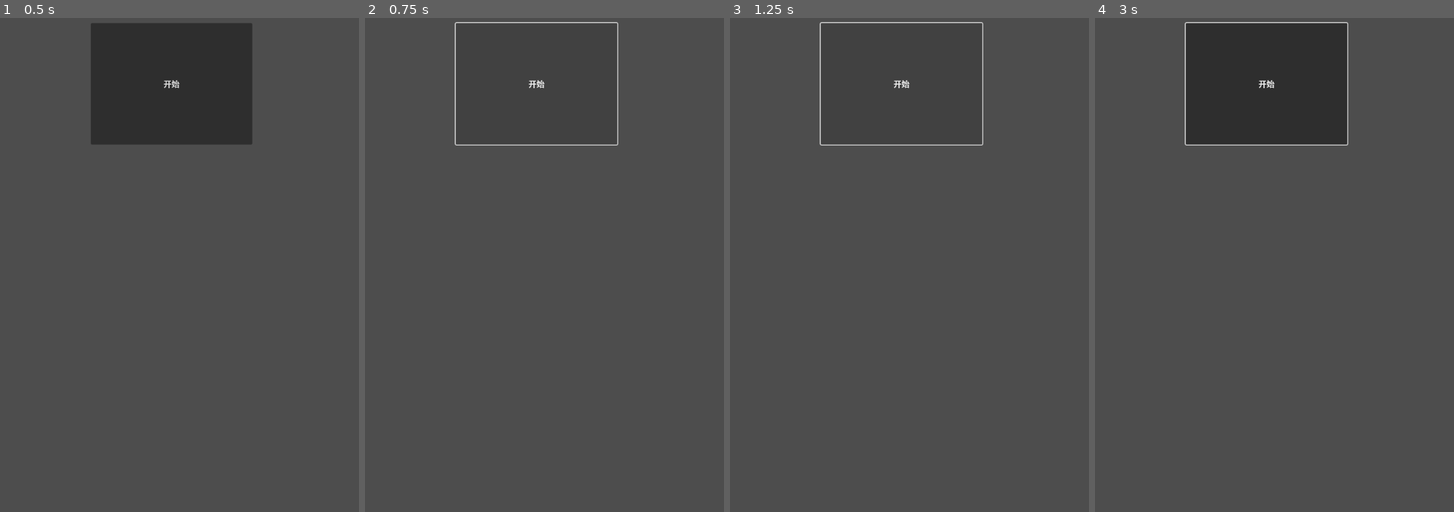
Above: before the commit, frames 1-4 (left to right).
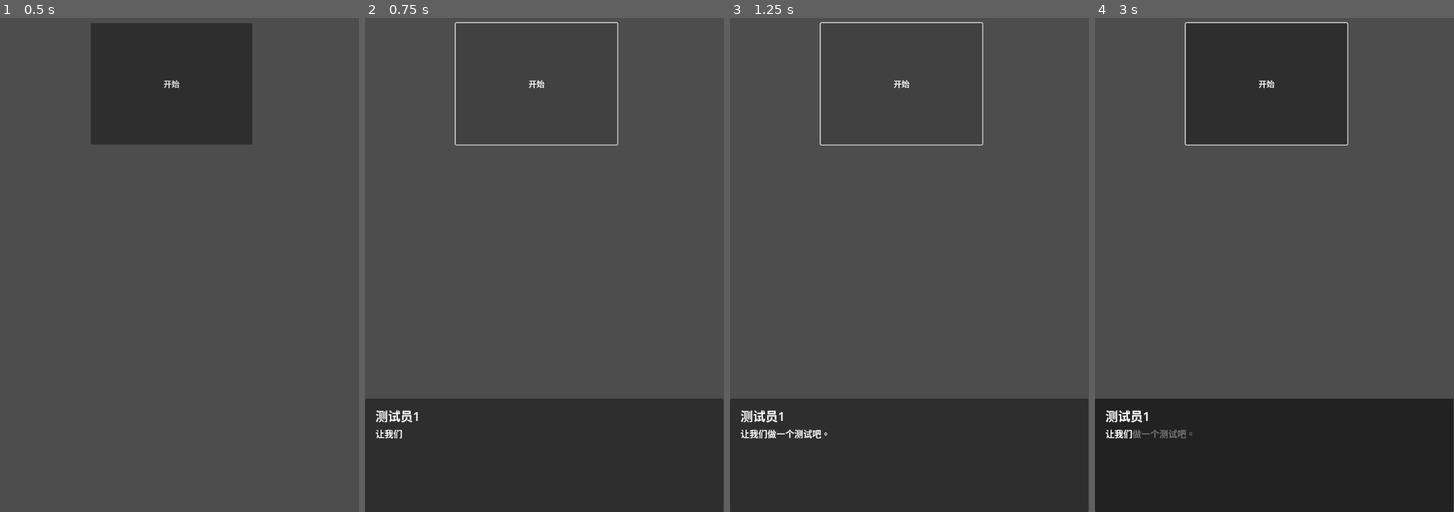
Above: after the commit, the same moments.

Repository: monsteriormaster/endeavor
Game: Godot game, scene res://debug/debug03.tscn
Two runs of this game, one before a commit and one after it. Both use one fixed random seed, a clock stepped at 60 frames per second and the inputs below. This scene is started directly instead of the project's main scene.
Inputs (mouse positions are in pixels of both pictures, inside the frame that each line leads up to):
- Up to frame 1 (0.5 s): no input
- Up to frame 2 (0.75 s): click "开始" at 0.5 s
- Up to frame 3 (1.25 s): no input
- Up to frame 4 (3 s): click "开始" at 1.25 s; click "开始" at 2 s; tap Enter at 2.75 s; move the mouse to (1353, 215) at 2.77 s; click (1353, 215) at 2.92 s

Frame 1 is identical in both runs. In frame 2, 23% of the frame differs, in the area x 0-100%, y 77-100%; in frame 3, 23%; in frame 4, 23%.
Error before the commit: Parse Error: Identifier "DataOn" not declared in the current scope. (res://debug/debug_03.gd:17)

Commit message:
feat 添加了对话框选项功能可以在debug03.tscn中查看情况。

Diff:
--- a/components/dialogue_ui.gd
+++ b/components/dialogue_ui.gd
@@ -3,6 +3,7 @@
 @export_group("UI")
 @export var character_name_text : Label
 @export var text_box : Label
+@export var option_box : VBoxContainer
 
 var main_dialogue : DialogueGroup
 
@@ -17,16 +18,23 @@
 
 
 func display_next_dialogue():
-	if dialogue_index >= len(main_dialogue.dialogue_list):
+	print(dialogue_index)
+	if dialogue_index == -1:
 		visible = false
 		return
 
+	clear_options()
+
 	var dialogue := main_dialogue.dialogue_list[dialogue_index]
+	print(dialogue.content)
+	print(dialogue.next)
+	print(dialogue.content)
 
 	if typing_tween and typing_tween.is_running():
 		typing_tween.kill()
 		text_box.text = dialogue.content
-		dialogue_index += 1
+		if dialogue.is_option == false:
+			dialogue_index = dialogue.next
 
 	else:
 		character_name_text.text = dialogue.character_name
@@ -35,11 +43,26 @@
 		text_box.text = ""
 		for character in dialogue.content:
 			typing_tween.tween_callback(append_character.bind(character)).set_delay(0.05)
-		typing_tween.tween_callback(func(): dialogue_index += 1)
+		if dialogue.is_option == false:
+			typing_tween.tween_callback(func(): dialogue_index = dialogue.next)
+
+	if dialogue.is_option:
+		show_option(dialogue.options)
+
+	print("next is",dialogue.next)
 
 
 func append_character(character : String):
 	text_box.text += character
+
+
+func show_option(options):
+	for option in options:
+		var option_label = Button.new()
+		option_label.text = option.text
+		option_label.pressed.connect(on_option_entered.bind(option.next))
+		option_box.add_child(option_label)
+
 
 func _ready():
 	visible = false
@@ -48,3 +71,13 @@
 func _on_click(event):
 	if event is InputEventMouseButton and event.button_index == MOUSE_BUTTON_LEFT and event.pressed:\
 		display_next_dialogue()
+
+
+func on_option_entered(next:int):
+	dialogue_index = next
+	display_next_dialogue()
+
+
+func clear_options():
+	for child in option_box.get_children():
+		child.queue_free()
--- a/components/dialogue_ui.tscn
+++ b/components/dialogue_ui.tscn
@@ -2,24 +2,31 @@
 
 [ext_resource type="Script" uid="uid://3kyghulebmsc" path="res://components/dialogue_ui.gd" id="1_jbnjv"]
 
-[node name="DiaologueUi" type="Control" node_paths=PackedStringArray("character_name_text", "text_box")]
+[node name="DiaologueUi" type="Control" node_paths=PackedStringArray("character_name_text", "text_box", "option_box")]
 custom_minimum_size = Vector2(0, 200)
 layout_mode = 3
 anchors_preset = 12
 anchor_top = 1.0
 anchor_right = 1.0
 anchor_bottom = 1.0
+offset_top = -1081.0
+offset_right = -1.0
 grow_horizontal = 2
 grow_vertical = 0
 script = ExtResource("1_jbnjv")
 character_name_text = NodePath("Panel/MarginContainer/VBoxContainer/name")
 text_box = NodePath("Panel/MarginContainer/VBoxContainer/content")
+option_box = NodePath("OptionContainer")
 
 [node name="Panel" type="Panel" parent="."]
-layout_mode = 2
-offset_top = -93.0
-offset_right = 720.0
-offset_bottom = 200.0
+layout_mode = 1
+anchors_preset = 12
+anchor_top = 1.0
+anchor_right = 1.0
+anchor_bottom = 1.0
+offset_top = -227.0
+grow_horizontal = 2
+grow_vertical = 0
 size_flags_vertical = 3
 
 [node name="MarginContainer" type="MarginContainer" parent="Panel"]
@@ -49,4 +56,15 @@
 text = "content"
 autowrap_mode = 3
 
+[node name="OptionContainer" type="VBoxContainer" parent="."]
+layout_mode = 1
+anchors_preset = 14
+anchor_top = 0.5
+anchor_right = 1.0
+anchor_bottom = 0.5
+offset_top = -194.5
+offset_bottom = 155.5
+grow_horizontal = 2
+grow_vertical = 2
+
 [connection signal="gui_input" from="Panel" to="." method="_on_click"]
--- a/debug/debug_03.gd
+++ b/debug/debug_03.gd
@@ -1,11 +1,4 @@
 extends Node2D
-
-var dat
-
-# Called when the node enters the scene tree for the first time.
-func _ready():
-	getdat()
-
 
 # Called every frame. 'delta' is the elapsed time since the previous frame.
 func _process(_delta):
@@ -13,12 +6,4 @@
 
 
 func _on_button_pressed():
-	print(dat)
-	DataOn.change_att("int",1)
-	getdat()
-	print(dat)
-
-
-func getdat():
-	var file = FileAccess.open('res://resoures/curtain.json', FileAccess.READ)
-	var dat = JSON.parse_string(file.get_as_text())
+	PlotImporter.add_plot("res://resoures/plot/test.json","测试事件1")
--- a/resoures/plot/test.json
+++ b/resoures/plot/test.json
@@ -2,43 +2,84 @@
 	"测试事件1":{
 		"0th":{
 			"name":"测试员1",
-			"text":"让我们做一个测试吧。"
+			"text":"让我们做一个测试吧。",
+			"is_option":false,
+			"next": 1,
 		},
 		"1th":{
 			"name":"测试员2",
 			"text":"好啊，那怎么做呢？",
+			"is_option": false,
+			"next": 2,
 		},
 		"2th":{
 			"name":"测试员1",
 			"text":"唔，我想我们就这样说话就好了。",
+			"is_option": false,
+			"next": 3,
 		},
 		"3th":{
 			"name":"测试员2",
 			"text":"测试原来简单吗？",
+			"is_option": false,
+			"next": 4,
 		},
 		"4th":{
 			"name":"",
 			"text":"霎时雨霁云开月出，微风阵阵。",
+			"is_option": false,
+			"next": 5,
 		},
 		"5th":{
 			"name":"测试员1",
 			"text":"月色真美。",
+			"is_option":true,
+			"options":[
+				{
+					"text":"测试员1想到了一些隐晦的东西。",
+					"next":6,
+				},
+				{
+					"text":"测试员1注意到了什么东西。",
+					"next":10,
+				},
+			]
 		},
 		"6th":{
 			"name":"",
 			"text":"测试员2突然脸红了。",
+			"is_option": false,
+			"next": 7,
 		},
 		"7th":{
 			"name":"测试员2",
 			"text":"怎么突然说这个。",
+			"is_option": false,
+			"next": 8,
 		},
 		"8th":{
 			"name":"",
 			"text":"测试员2闭上了眼。",
+			"is_option": false,
+			"next": 9,
 		},
 		"9th":{
 			"name":"测试员2",
 			"text":"怎么还没有亲?喂，人呢？",
+			"is_option": false,
+			"next": -1,
+		},
+		"10th":{
+			"name":"测试员2",
+			"text":"哇，快下班了，去摸鱼吧。",
+			"is_option": false,
+			"next": 11,
+		},
+		"11th":{
+			"name":"",
+			"text":"一起去愉快地摸鱼了。",
+			"is_option": false,
+			"next": -1,
 		},
 	},
 }
--- a/script/dialogue.gd
+++ b/script/dialogue.gd
@@ -4,3 +4,7 @@
 
 @export var character_name : String
 @export_multiline var content : String
+
+@export var is_option := false
+@export var options = []
+@export var next : int
--- a/script/plot_importer.gd
+++ b/script/plot_importer.gd
@@ -11,10 +11,7 @@
 const UI = 'res://components/dialogue_ui.tscn'
 
 func add_plot(file_path:String, plot_name:String):
-	print("已经add_plot了\n")
 	var plot =find_plot(load_json(file_path),plot_name)
-	print(plot)
-	print('\n')
 	execute_dialogue(plot)
 
 
@@ -45,9 +42,20 @@
 			var dialogue = Dialogue.new()
 			dialogue.character_name = dialogue_data.get("name", "")
 			dialogue.content = dialogue_data.get("text", "")
+			dialogue.is_option = dialogue_data.get("is_option",false)
+			dialogue.next =dialogue_data.get("next",-1)
+
+			dialogue.options = []
+			if dialogue_data.has("options"):
+				for option_data in dialogue_data["options"]:
+					var option = {
+						"text": option_data.get("text", ""),
+						"next": option_data.get("next", -1)
+					}
+					dialogue.options.append(option)
+
 
 			dialogue_group.dialogue_list.append(dialogue)
 		else:
 			break
-	print("show了\n")
 	dialogue_ui.show_dialogue_group(dialogue_group)
